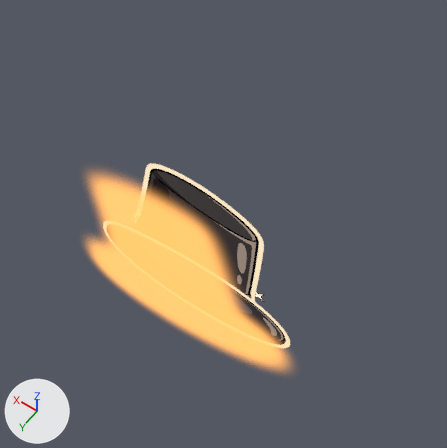
What one commit did to the Blender file art/blender/symbols/H4.blend.
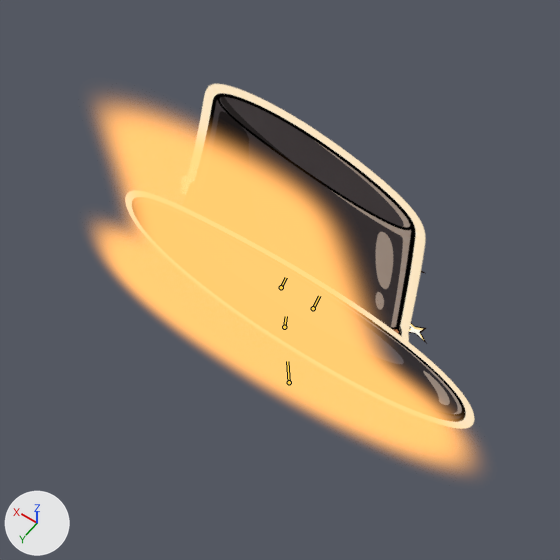
Each version is shown whole from a 50 mm lens placed at (-9.11, 10.25, 20.0), pointed at (-0.85, -1.31, 1.83), then close up on the part from 8% to 75% of the width and 26% to 93% of the height. Lighting does not change. The marker at lower left points along +X, +Y and +Z. The older version's two pictures come first. Both versions are drawn at frame 217 of the action 'rigAction'; the numbers are the values there. The bones that bend it are drawn over the model as lines in the close-ups.

In view in the first close-up: 'glow', 'part_band', 'part_brim', 'part_crown' and 1 more.
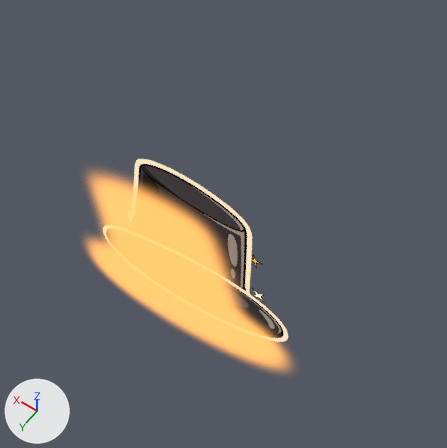
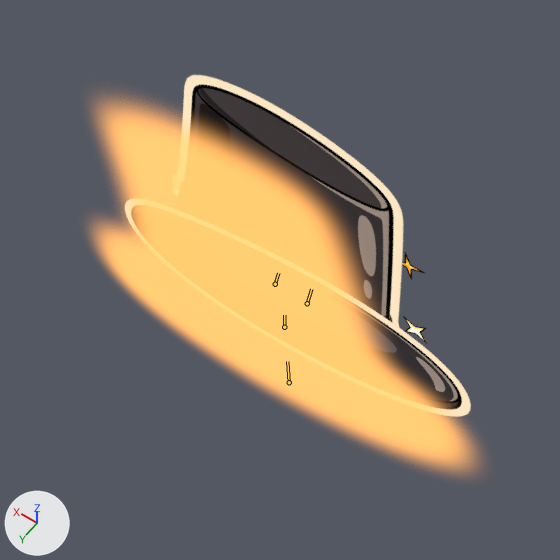
What differs and where, as boxes [x1, y1, x2, y2] in the close-ups (560 x 560 px):
'part_crown', posed
    before: [197, 84, 425, 342]
    after: [182, 75, 403, 327]
'part_brim', posed
    before: [125, 192, 474, 429]
    after: [125, 199, 471, 417]
'part_band', posed
    before: [394, 327, 406, 340]
    after: [387, 316, 396, 325]
bone 'brim', root to tip
    before: (284, 327) to (286, 316)
    after: (284, 327) to (284, 315)
bone 'crown', root to tip
    before: (281, 287) to (286, 277)
    after: (275, 284) to (278, 273)

The change in detail:
Bone 'brim' (bone_brim) turns from (0, 0, 9) to (0, 0, 3) degrees about its own x, y and z.
Bone 'crown' (bone_crown) turns from (0, 0, 10) to (0, 0, 12) degrees about its own x, y and z.
